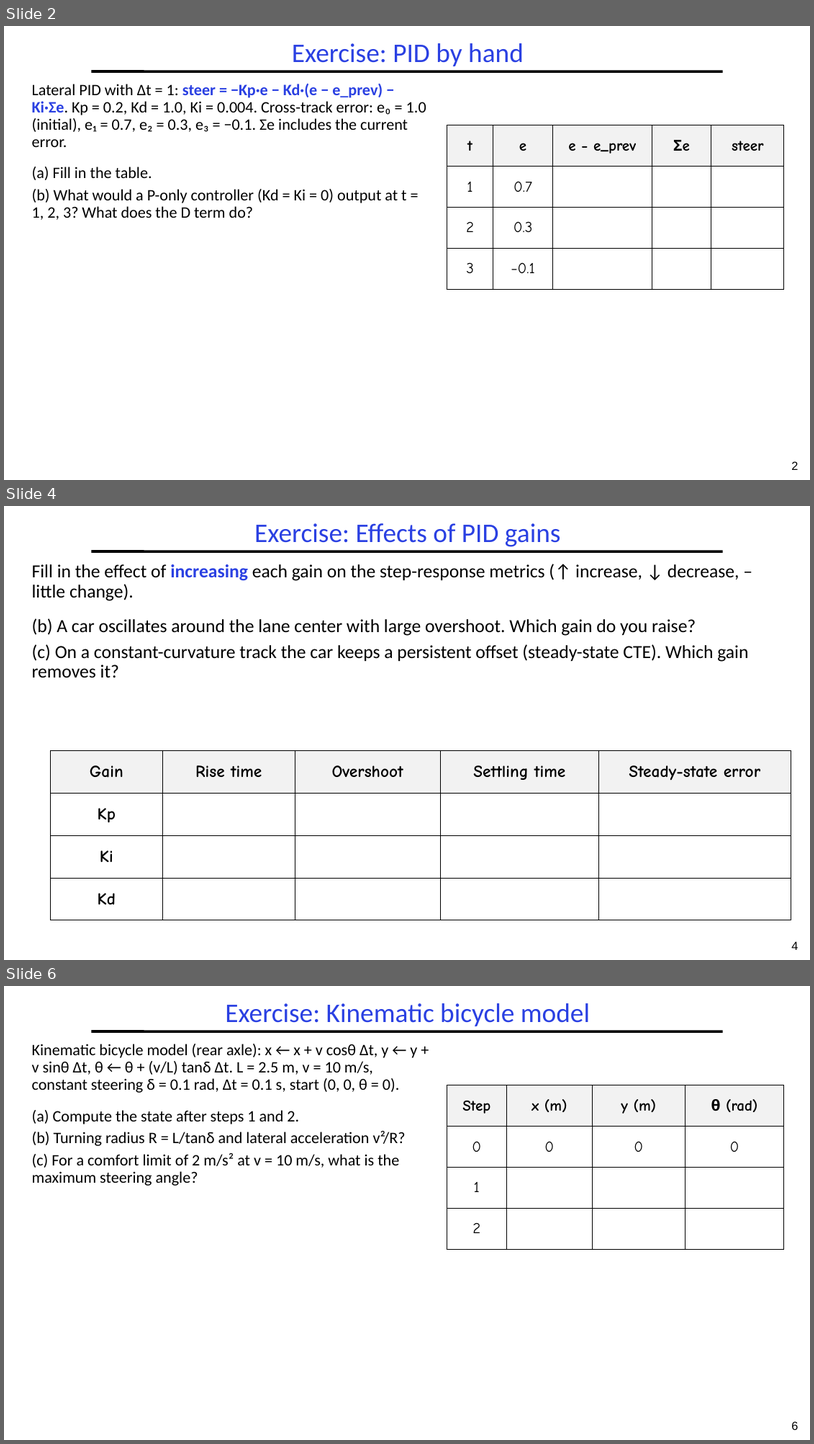
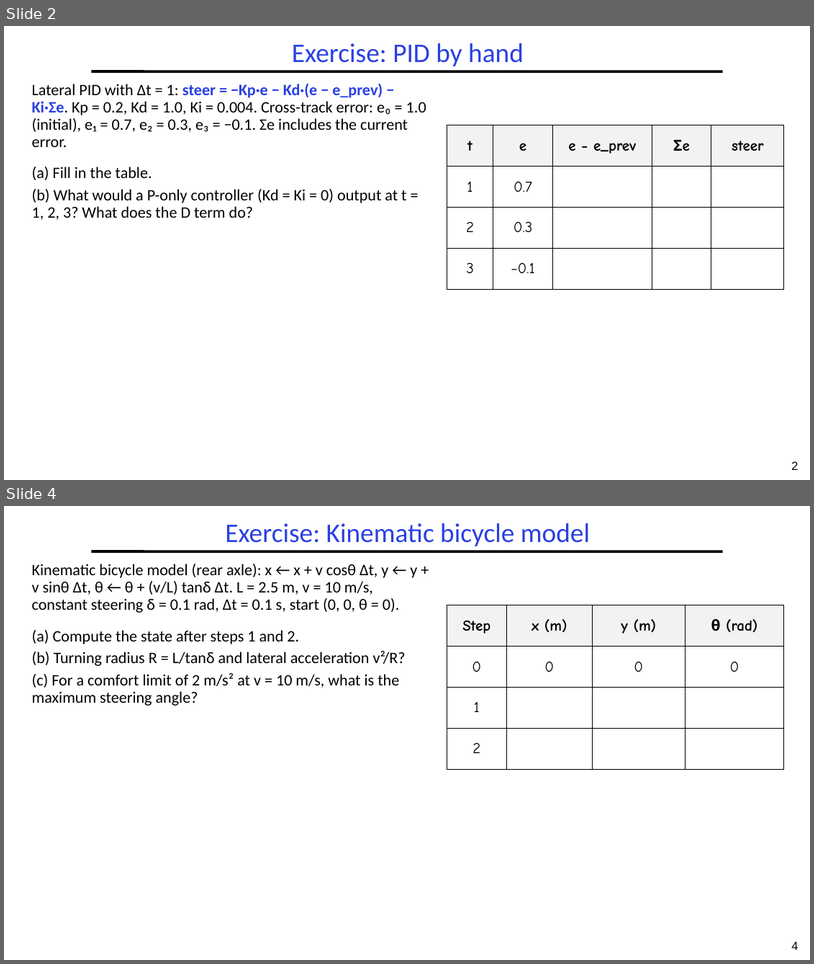
Before and after one commit to guhofstra/CSC144V, a slide deck: Exercises/L8-Exercises ANS.pptx. Shown one above the other, each under a label of ours: slides 2, 4 and 6 before the commit, slides 2 and 4 after it; the slides between them are not shown. The pictures are 814x1444 and 814x964 pixels, drawn with LibreOffice and Linux fonts; fonts in the diff are those of the drawing. Boxes give left, top, right and bottom in pixels: in the first picture for what was removed or moved away, otherwise in the second. Text is boxed around its words. In the diff, an @@ line names an element or a change of style, - is before the commit and + after.

```diff
--- a/Exercises/L8-Exercises ANS.pptx
+++ b/Exercises/L8-Exercises ANS.pptx
@@ slide 4 removed at [4, 506, 810, 960], background #FFFFFF; not listed: 2 template elements that a slide beside it also shows @@
@@ title removed at [255, 523, 561, 547] @@
-Exercise: Effects of PID gains
@@ text removed at [32, 564, 748, 678] @@
-Fill in the effect of increasing each gain on the step-response metrics (↑ increase, ↓ decrease, – little change).
-(b) A car oscillates around the lane center with large overshoot. Which gain do you raise?
-(c) On a constant-curvature track the car keeps a persistent offset (steady-state CTE). Which gain removes it?
@@ table removed at [51, 751, 792, 921], 4 rows, 5 columns @@
-Gain | Rise time | Overshoot | Settling time | Steady-state error
-Kp |  |  |  | 
-Ki |  |  |  | 
-Kd |  |  |  | 
@@ what was slide 6 is now slide 4 @@
@@ page number at [792, 941, 798, 950]: text changed @@
-6
+4
```
Also in this commit, not shown: 1 slide changed, 5 other slides removed, 19 other files.
